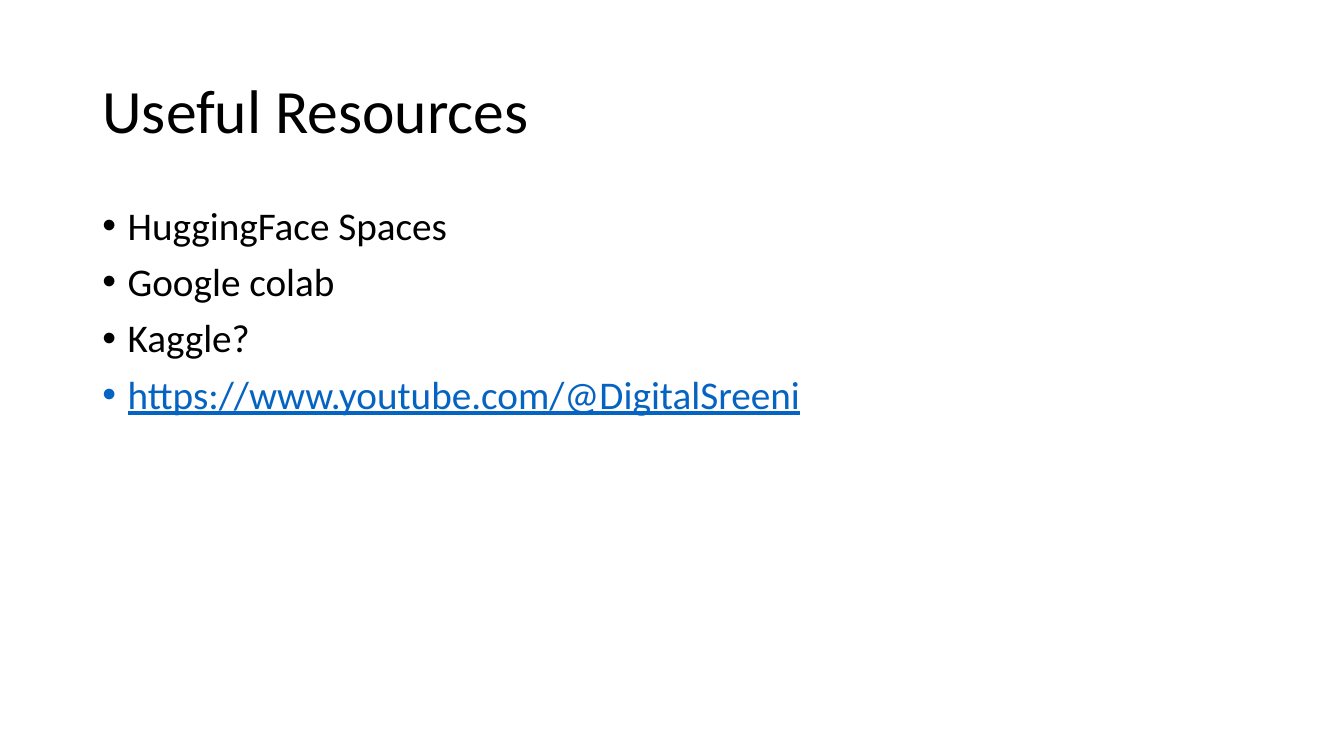
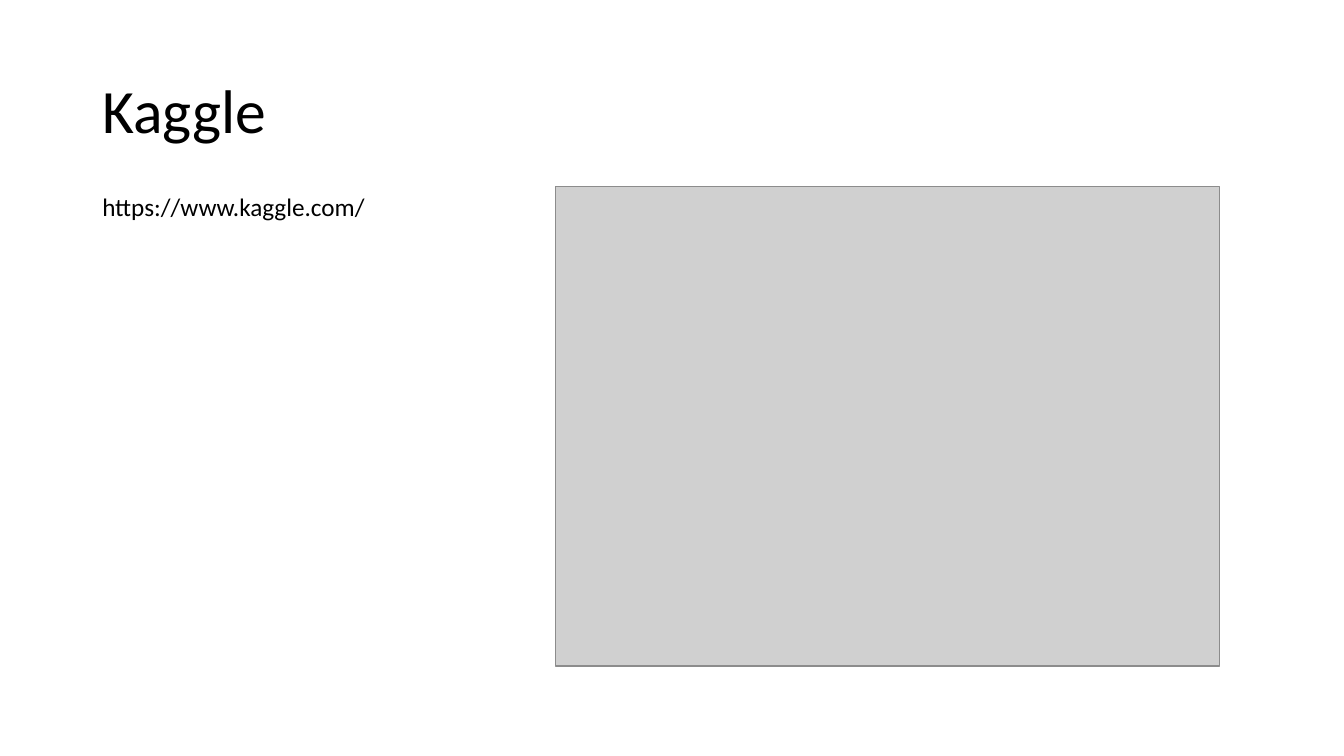
Before and after one commit to jjahanip/BIOF063, a slide deck: slide 7 of day_3/day_3.pptx (slide 8 before the commit). Drawn at 1344x756 pixels with LibreOffice and Linux fonts; fonts in the diff are those of the drawing; grey boxes stand for pictures. Boxes give left, top, right and bottom in pixels: in the first picture for what was removed or moved away, otherwise in the second. Text is boxed around its words. In the diff, an @@ line names an element or a change of style, - is before the commit and + after.

```diff
--- a/day_3/day_3.pptx
+++ b/day_3/day_3.pptx
@@ title at (102,90,266,144): text changed @@
-Useful Resources
+Kaggle
@@ text added at (102,198,364,221), 18 pt, text #000000 @@
+https://www.kaggle.com/
@@ picture added at (556,187,1220,666) @@
@@ text removed at (128,213,800,416) @@
-• HuggingFace Spaces
-• Google colab
-• Kaggle?
-• https://www.youtube.com/@DigitalSreeni
```
Also in this commit, not shown: 2 other slides changed, 3 slides added, 2 slides removed, 9 other files.
